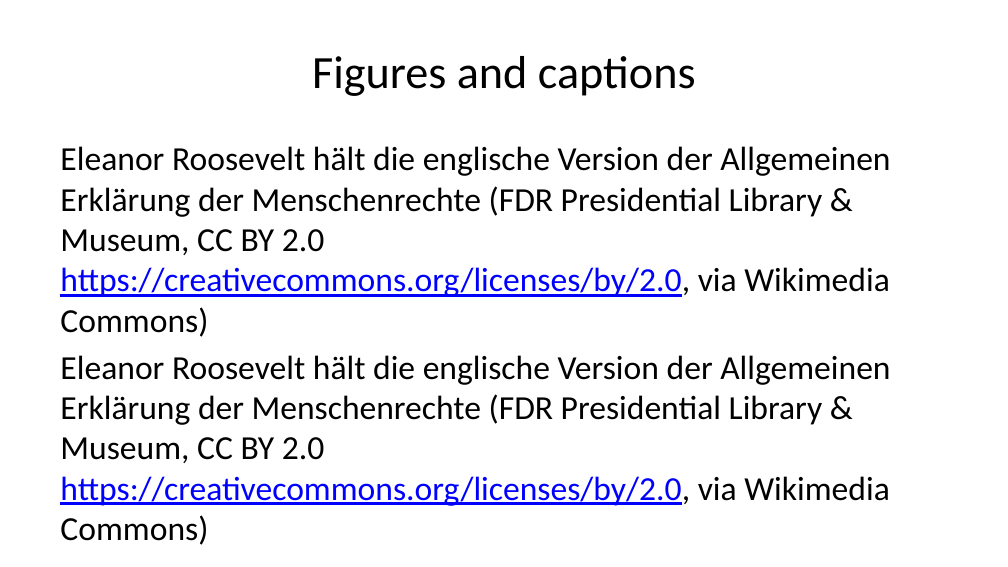
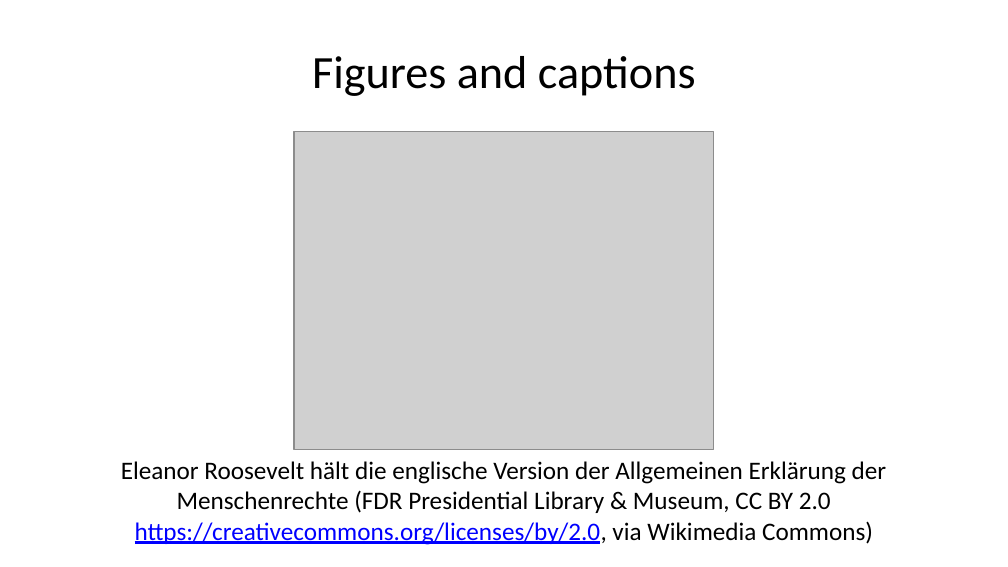
Before and after one commit to maehr/academic-pandoc-template, a slide deck: slide 12 of presentation/presentation.pptx. Drawn at 1008x567 pixels with LibreOffice and Linux fonts; fonts in the diff are those of the drawing; grey boxes stand for pictures. Boxes give left, top, right and bottom in pixels: in the first picture for what was removed or moved away, otherwise in the second. Text is boxed around its words. In the diff, an @@ line names an element or a change of style, - is before the commit and + after.

```diff
--- a/presentation/presentation.pptx
+++ b/presentation/presentation.pptx
@@ text removed at box(60, 146, 890, 506) @@
-Eleanor Roosevelt hält die englische Version der Allgemeinen Erklärung der Menschenrechte (FDR Presidential Library & Museum, CC BY 2.0 https://creativecommons.org/licenses/by/2.0, via Wikimedia Commons)
-Eleanor Roosevelt hält die englische Version der Allgemeinen Erklärung der Menschenrechte (FDR Presidential Library & Museum, CC BY 2.0 https://creativecommons.org/licenses/by/2.0, via Wikimedia Commons)
@@ picture added at box(294, 132, 715, 450) @@
@@ text added at box(121, 461, 886, 545), 18 pt, text #000000 @@
+Eleanor Roosevelt hält die englische Version der Allgemeinen Erklärung der Menschenrechte (FDR Presidential Library & Museum, CC BY 2.0 https://creativecommons.org/licenses/by/2.0, via Wikimedia Commons)
```
Also in this commit, not shown: 17 other files.
